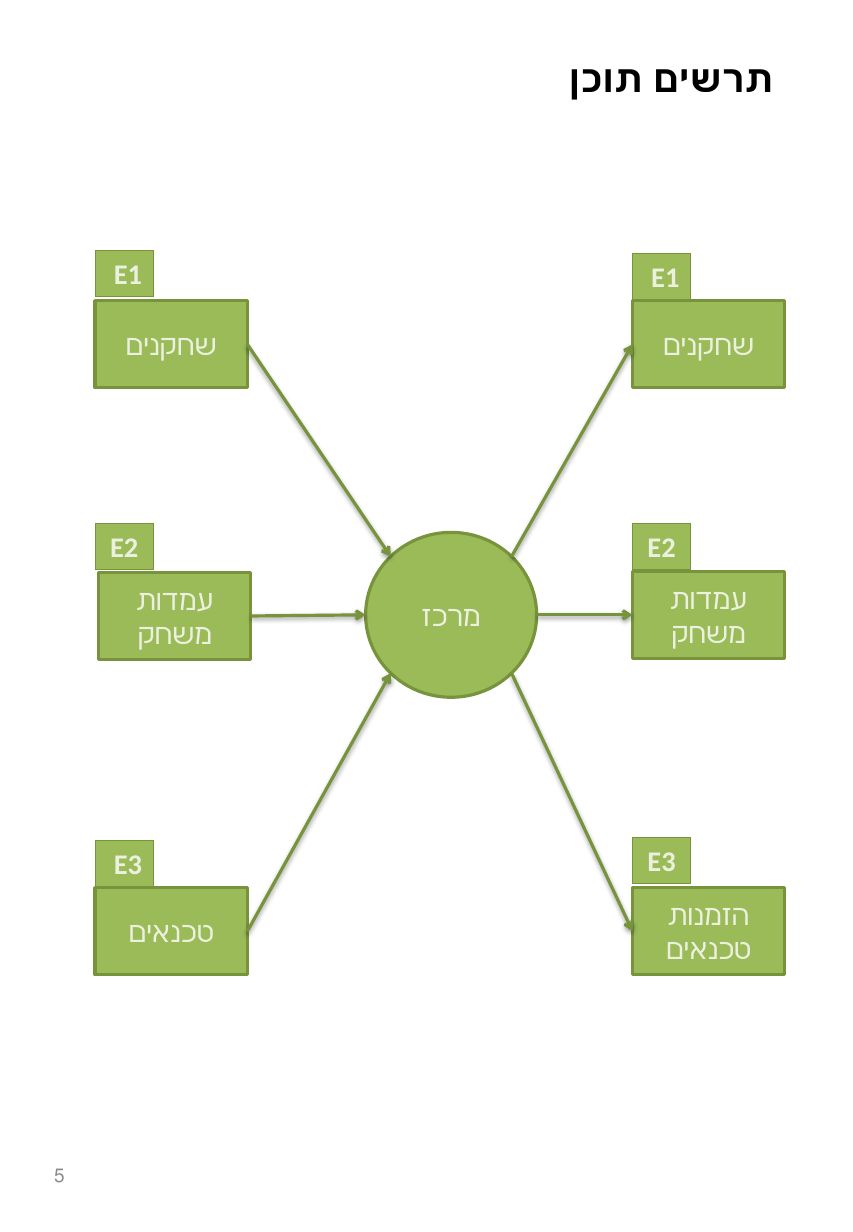
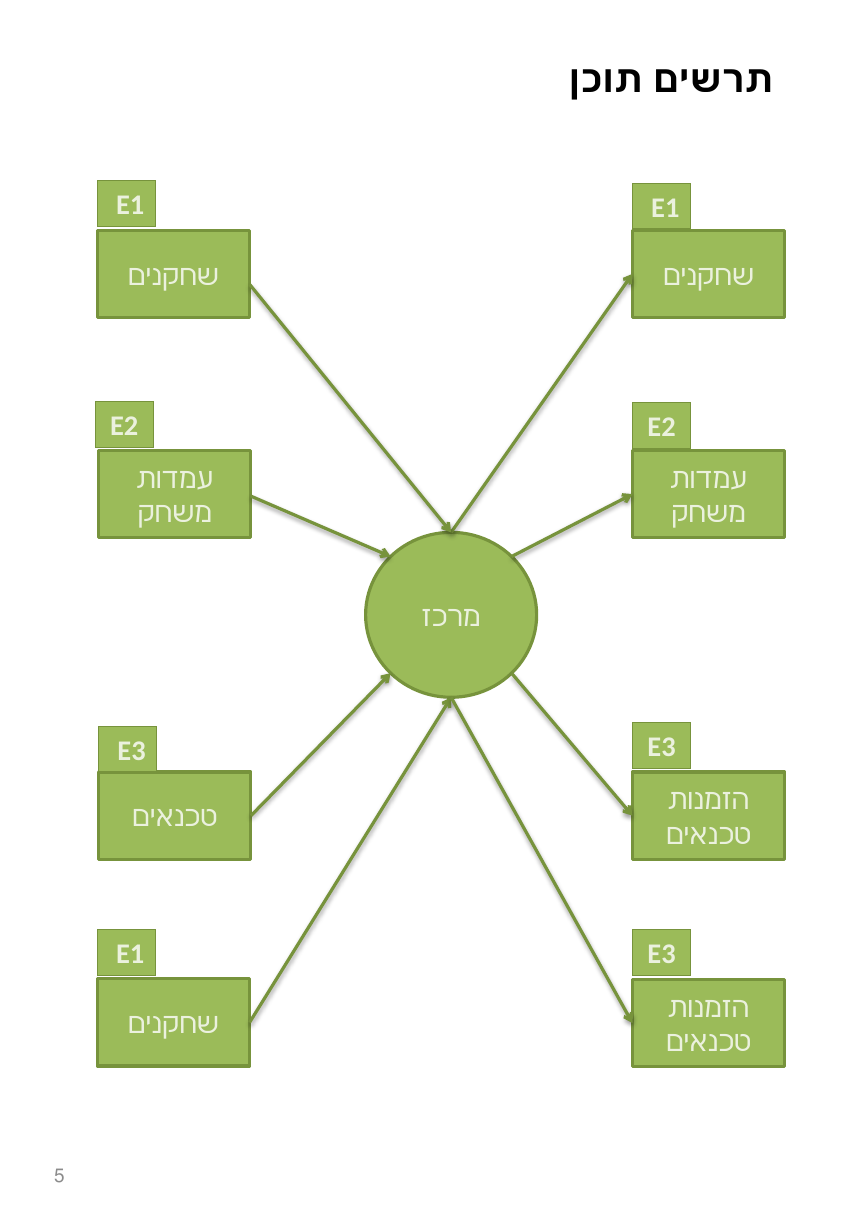
Before and after one commit to 1337skyline/gamefreak, a slide deck: slide 2 of Book/תרשים תוכן.pptx. Drawn at 853x1232 pixels with LibreOffice and Linux fonts; fonts in the diff are those of the drawing. Boxes give left, top, right and bottom in pixels: in the first picture for what was removed or moved away, otherwise in the second. Text is boxed around its words. In the diff, an @@ line names an element or a change of style, - is before the commit and + after.

```diff
--- a/Book/תרשים תוכן.pptx
+++ b/Book/תרשים תוכן.pptx
@@ 4 rectangles: place and size @@
-4 rectangles at [96, 251, 785, 388]
+4 rectangles at [98, 181, 785, 317]
@@ arrow moved from (248, 345) - (391, 556) to (249, 284) - (452, 532) @@
@@ arrow moved from (512, 556) - (632, 345) to (452, 532) - (632, 274) @@
@@ 4 rectangles: place and size @@
-4 rectangles at [96, 523, 785, 660]
+4 rectangles at [96, 401, 785, 538]
@@ arrow moved from (251, 616) - (365, 615) to (251, 496) - (391, 556) @@
@@ arrow moved from (537, 615) - (632, 615) to (512, 556) - (632, 494) @@
@@ arrow moved from (248, 931) - (391, 673) to (251, 815) - (391, 673) @@
@@ arrow moved from (512, 673) - (632, 931) to (512, 673) - (632, 815) @@
@@ arrow added from (249, 1022) to (452, 697), #77933C 2 pt @@
@@ arrow added from (452, 697) to (632, 1024), #77933C 2 pt @@
@@ rectangle "E3": place and size @@
-rectangle "E3" at [96, 840, 154, 886]
+rectangle "E3" at [99, 726, 157, 771]
@@ rectangle "E3": place and size @@
-rectangle "E3" at [632, 838, 690, 884]
+rectangle "E3" at [632, 722, 690, 768]
@@ rectangle "טכנאים": place and size @@
-rectangle "טכנאים" at [96, 888, 248, 976]
+rectangle "טכנאים" at [99, 772, 251, 860]
@@ rectangle "הזמנות": place and size @@
-rectangle "הזמנות" at [632, 888, 785, 976]
+rectangle "הזמנות" at [632, 772, 785, 860]
@@ rectangle added at [98, 930, 156, 976], fill #9BBB59, outline #77933C 0.75 pt, 18 pt, text #EBF1DE, bold @@
+E1
@@ rectangle added at [632, 930, 690, 976], fill #9BBB59, outline #77933C 0.75 pt, 18 pt, text #EBF1DE, bold @@
+E3
@@ rectangle added at [98, 979, 250, 1067], fill #9BBB59, outline #77933C 2 pt, 18 pt, text #EBF1DE @@
+שחקנים
@@ rectangle added at [632, 979, 785, 1067], fill #9BBB59, outline #77933C 2 pt, 18 pt, text #EBF1DE @@
+הזמנות
+טכנאים
```
Also in this commit, not shown: 1 other file.
